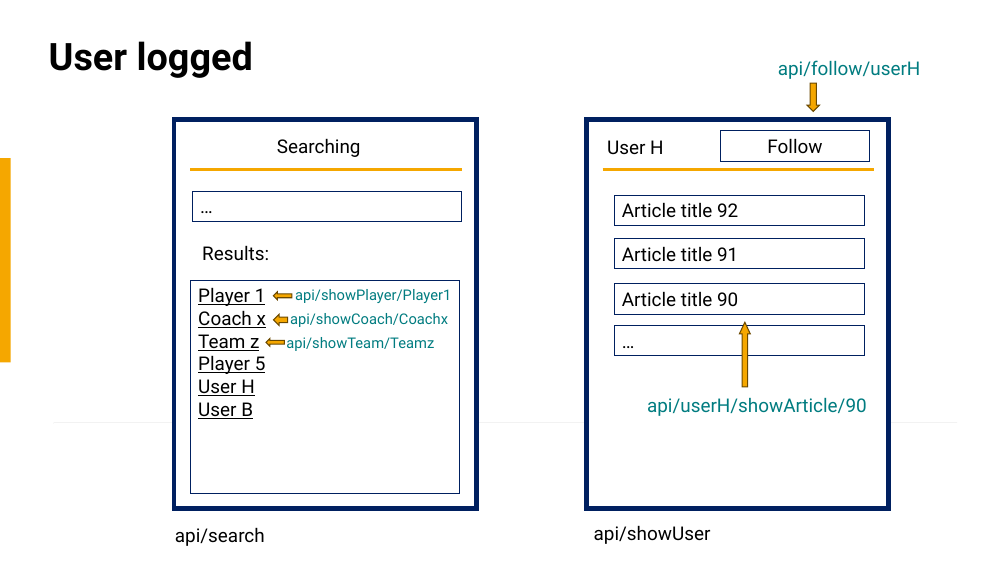
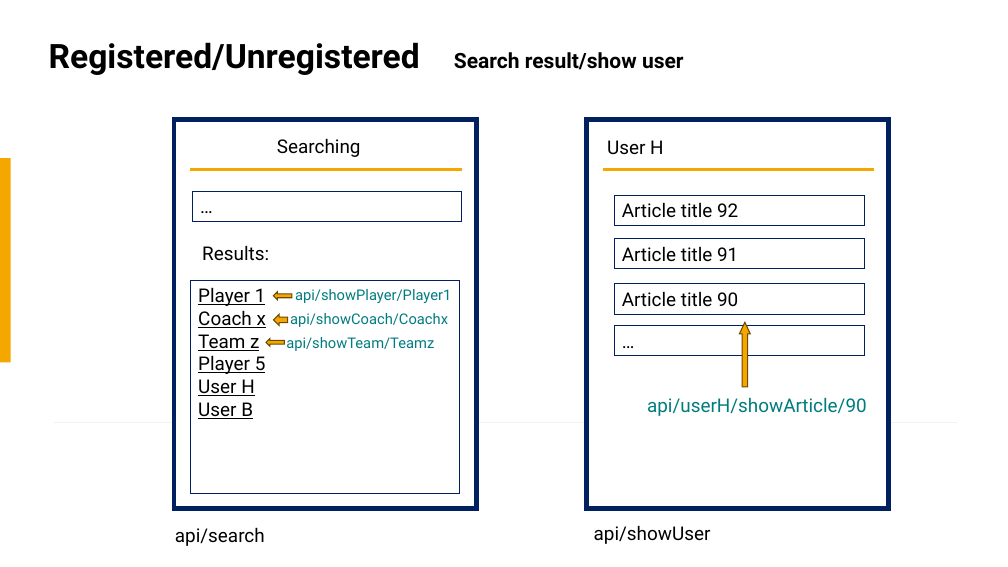
Before and after one commit to EnomisLP/Football, a slide deck: slide 4 of Large scale database mock-ups.pptx (slide 20 before the commit). Drawn at 1008x567 pixels with LibreOffice and Linux fonts; fonts in the diff are those of the drawing. Boxes give left, top, right and bottom in pixels: in the first picture for what was removed or moved away, otherwise in the second. Text is boxed around its words. In the diff, an @@ line names an element or a change of style, - is before the commit and + after.

```diff
--- a/Large scale database mock-ups.pptx
+++ b/Large scale database mock-ups.pptx
@@ title removed at (49, 41, 253, 78) @@
-User logged
@@ text added at (49, 42, 684, 75), 32 pt, text #000000, bold @@
+Registered/Unregistered Search result/show user
@@ text removed at (778, 60, 921, 79) @@
-api/follow/userH
@@ down arrow removed at (808, 83, 820, 111) @@
@@ rectangle removed at (721, 131, 870, 161) @@
-Follow
```
Also in this commit, not shown: 19 other slides changed, 10 slides added, 4 other files.
